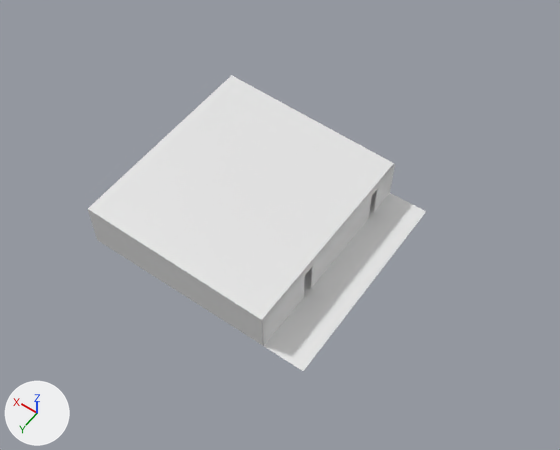
Renders of the FBX model Assets/3D Models/Interiors/Interior1.fbx from each side of a commit.
Camera for both pictures: a 50 mm camera at (-63.1, 86.1, 138.9) aimed at (-5.2, 5.1, 11.5). Arrows for +X, +Y and +Z are at lower left; the lights stay in place. Where no turn or scale is listed for an object, it has been applied to the vertices.
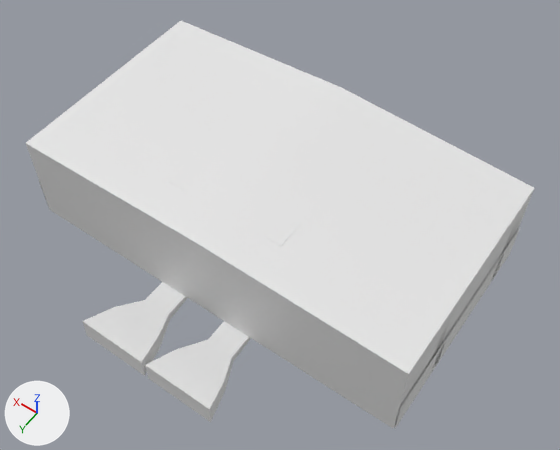
Changed parts and their boxes (x1, y1, x2, y2) in the pictures (560 x 450 px):
'Plane', reshaped (50% wider, 38% taller)
    before: (88, 75, 426, 371)
    after: (26, 21, 534, 429)
part 1 of me_plane, added
    after: (26, 21, 534, 429)
part 2 of me_plane, added
    after: (224, 222, 301, 342)
part 3 of me_plane, added
    after: (147, 162, 193, 295)
part 4 of me_plane, deleted
    before: (88, 75, 426, 371)

The change, as a diff of the scene's bpy script:
```diff
--- a/Assets/3D Models/Interiors/Interior1.fbx.py
+++ b/Assets/3D Models/Interiors/Interior1.fbx.py
@@ me_plane @@
 # used by ob_plane; location = (0.0, 0.0, 0.0)
-me_plane.from_pydata(...)  # 458 vertices, 389 faces; spans x -25.0..30.8, y -25.0..25.0, z 0.0..12.5
+me_plane.from_pydata(...)  # 1012 vertices, 900 faces; spans x -45.8..45.8, y -25.0..43.5, z -2.2..24.7
+# me_plane part 1: a new loose piece of 318 vertices spanning x -45.8..45.8, y -25.0..43.5, z -2.2..24.7
+# me_plane part 2: a new loose piece of 43 vertices spanning x -15.1..-5.5, y 10.0..25.0, z 0.0..23.2, in mat_walls (its picture is missing)
+# me_plane part 3: a new loose piece of 43 vertices spanning x 5.5..15.1, y 10.0..25.0, z 0.0..23.2, in mat_walls (its picture is missing)
+# me_plane part 4: 154 vertices removed from x -25.0..30.8, y -25.0..25.0, z 0.0..12.5
 me_plane.materials.append(mat_container)
```
